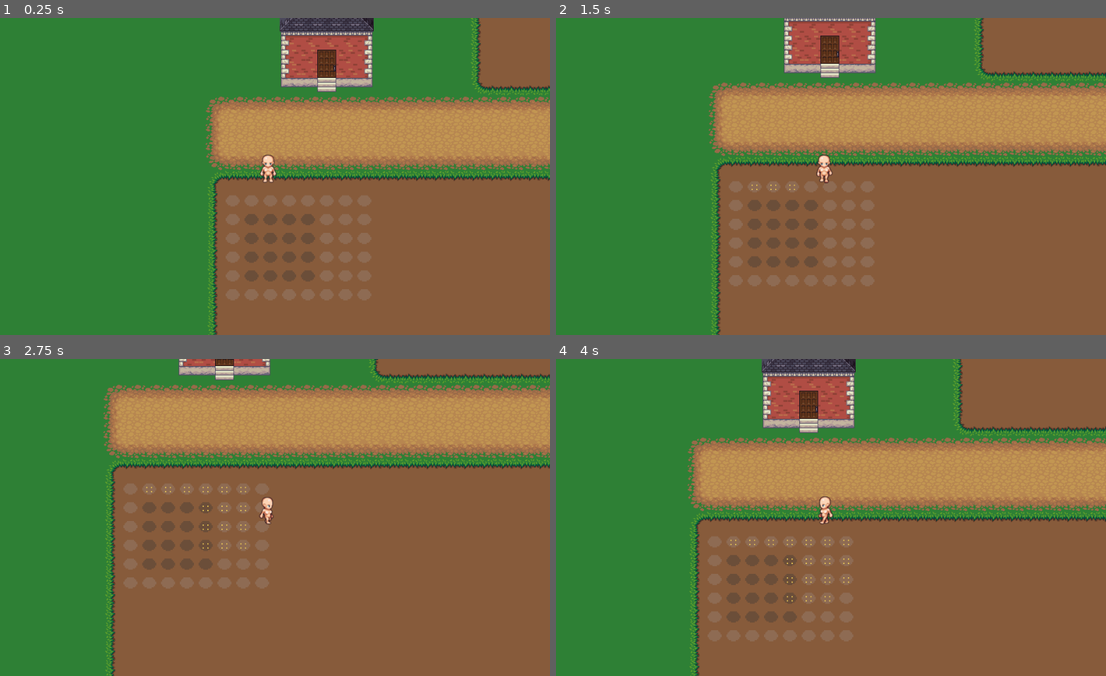
Above: before the commit, frames 1-4 (two rows, left to right).
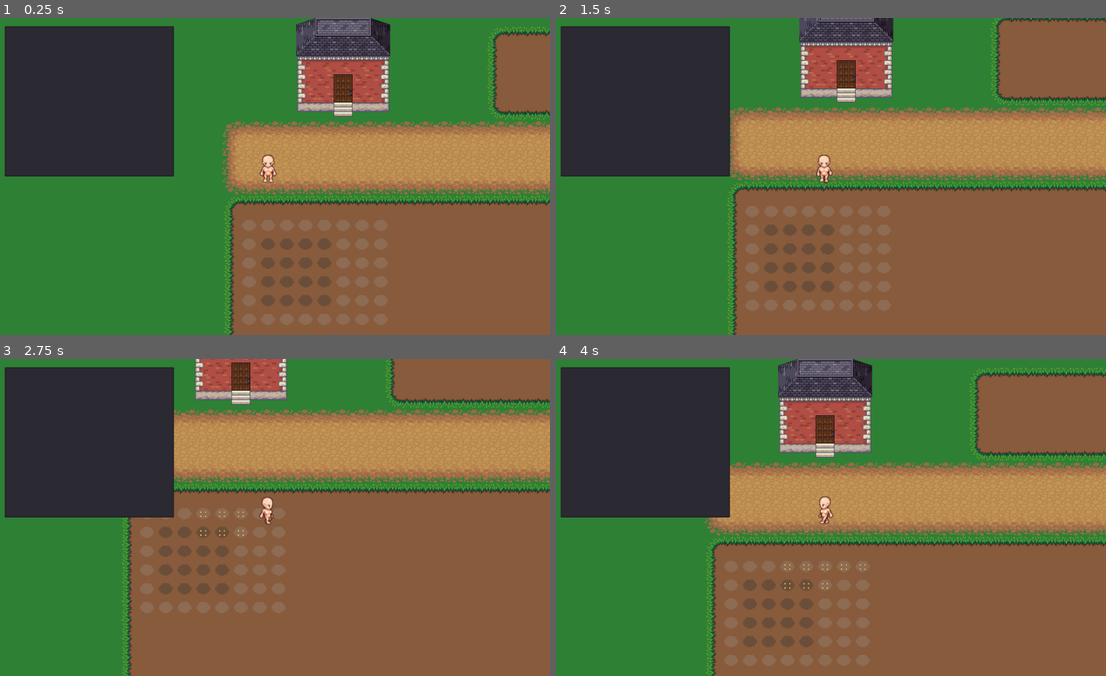
Above: after the commit, the same moments.

Repository: hagabooga/welcome-of-fate-godot
Game: Godot game, scene res://World.tscn
Two runs of this game, one before a commit and one after it. Both use one fixed random seed, a clock stepped at 60 frames per second and the inputs below.
Inputs:
- Up to frame 1 (0.25 s): no input
- Up to frame 2 (1.5 s): tap Enter at 0.5 s; hold Right (ui_right) 0.53-1.28 s; tap E (action) at 0.6 s; tap Z (z) at 0.8, 1.35 s; hold Down (ui_down) from 1.28 s (still down)
- Up to frame 3 (2.75 s): tap E (action) at 1.55, 2.1 s; release Down (ui_down) at 2.03 s; hold Right (ui_right) from 2.03 s (still down); tap Z (z) at 2.3 s
- Up to frame 4 (4 s): release Right (ui_right) at 2.78 s; hold Up (ui_up) 2.78-3.53 s; tap Z (z) at 2.85, 3.8 s; tap E (action) at 3.05, 3.6 s; hold Left (ui_left) from 3.53 s (still down)

The runs differ from the first frame. In frame 1, 38% of the frame differs, in the area x 0-100%, y 0-100%; in frame 2, 39%; in frame 3, 36%; in frame 4, 41%.

Commit message:
added inventory ui

Diff:
--- a/Booga's Welcome of Fate/Player.gd
+++ b/Booga's Welcome of Fate/Player.gd
@@ -52,7 +52,7 @@
 		elif ($AnimatedSprite.animation == "walk_down" or $AnimatedSprite.animation == "idle_down"):
 			$AnimatedSprite.play("grab_down")
 			facing = "down"
-		$HurtArea.get_overlapping_areas()[0].emit_signal("action")
+		$HurtArea.get_overlapping_areas()[0].emit_signal("action", self)
 		canMove = false
 	if Input.is_action_just_pressed("action"):
 		$Tool.use()
--- a/Booga's Welcome of Fate/Player.tscn
+++ b/Booga's Welcome of Fate/Player.tscn
@@ -9,32 +9,33 @@
 [ext_resource path="res://sprites/player/walk/image_part_016.png" type="Texture" id=7]
 [ext_resource path="res://sprites/player/walk/image_part_017.png" type="Texture" id=8]
 [ext_resource path="res://sprites/player/walk/image_part_018.png" type="Texture" id=9]
-[ext_resource path="res://sprites/player/walk/image_part_020.png" type="Texture" id=10]
-[ext_resource path="res://sprites/player/walk/image_part_021.png" type="Texture" id=11]
-[ext_resource path="res://sprites/player/walk/image_part_022.png" type="Texture" id=12]
-[ext_resource path="res://sprites/player/walk/image_part_023.png" type="Texture" id=13]
-[ext_resource path="res://sprites/player/walk/image_part_024.png" type="Texture" id=14]
-[ext_resource path="res://sprites/player/walk/image_part_025.png" type="Texture" id=15]
-[ext_resource path="res://sprites/player/walk/image_part_026.png" type="Texture" id=16]
-[ext_resource path="res://sprites/player/walk/image_part_027.png" type="Texture" id=17]
-[ext_resource path="res://sprites/player/walk/image_part_010.png" type="Texture" id=18]
-[ext_resource path="res://sprites/player/walk/image_part_001.png" type="Texture" id=19]
-[ext_resource path="res://sprites/player/grab/grab_sheet13.png" type="Texture" id=20]
-[ext_resource path="res://sprites/player/grab/grab_sheet14.png" type="Texture" id=21]
-[ext_resource path="res://sprites/player/grab/grab_sheet1.png" type="Texture" id=22]
-[ext_resource path="res://sprites/player/grab/grab_sheet2.png" type="Texture" id=23]
-[ext_resource path="res://sprites/player/walk/image_part_019.png" type="Texture" id=24]
-[ext_resource path="res://sprites/player/grab/grab_sheet7.png" type="Texture" id=25]
-[ext_resource path="res://sprites/player/grab/grab_sheet8.png" type="Texture" id=26]
-[ext_resource path="res://sprites/player/walk/image_part_002.png" type="Texture" id=27]
-[ext_resource path="res://sprites/player/walk/image_part_003.png" type="Texture" id=28]
-[ext_resource path="res://sprites/player/walk/image_part_004.png" type="Texture" id=29]
-[ext_resource path="res://sprites/player/walk/image_part_005.png" type="Texture" id=30]
-[ext_resource path="res://sprites/player/walk/image_part_006.png" type="Texture" id=31]
-[ext_resource path="res://sprites/player/walk/image_part_007.png" type="Texture" id=32]
-[ext_resource path="res://sprites/player/walk/image_part_008.png" type="Texture" id=33]
-[ext_resource path="res://sprites/player/walk/image_part_009.png" type="Texture" id=34]
+[ext_resource path="res://sprites/player/walk/image_part_002.png" type="Texture" id=10]
+[ext_resource path="res://sprites/player/walk/image_part_003.png" type="Texture" id=11]
+[ext_resource path="res://sprites/player/walk/image_part_004.png" type="Texture" id=12]
+[ext_resource path="res://sprites/player/walk/image_part_005.png" type="Texture" id=13]
+[ext_resource path="res://sprites/player/walk/image_part_006.png" type="Texture" id=14]
+[ext_resource path="res://sprites/player/walk/image_part_007.png" type="Texture" id=15]
+[ext_resource path="res://sprites/player/walk/image_part_008.png" type="Texture" id=16]
+[ext_resource path="res://sprites/player/walk/image_part_009.png" type="Texture" id=17]
+[ext_resource path="res://sprites/player/grab/grab_sheet13.png" type="Texture" id=18]
+[ext_resource path="res://sprites/player/grab/grab_sheet14.png" type="Texture" id=19]
+[ext_resource path="res://sprites/player/walk/image_part_010.png" type="Texture" id=20]
+[ext_resource path="res://sprites/player/grab/grab_sheet1.png" type="Texture" id=21]
+[ext_resource path="res://sprites/player/grab/grab_sheet2.png" type="Texture" id=22]
+[ext_resource path="res://sprites/player/walk/image_part_019.png" type="Texture" id=23]
+[ext_resource path="res://sprites/player/grab/grab_sheet7.png" type="Texture" id=24]
+[ext_resource path="res://sprites/player/grab/grab_sheet8.png" type="Texture" id=25]
+[ext_resource path="res://sprites/player/walk/image_part_001.png" type="Texture" id=26]
+[ext_resource path="res://sprites/player/walk/image_part_020.png" type="Texture" id=27]
+[ext_resource path="res://sprites/player/walk/image_part_021.png" type="Texture" id=28]
+[ext_resource path="res://sprites/player/walk/image_part_022.png" type="Texture" id=29]
+[ext_resource path="res://sprites/player/walk/image_part_023.png" type="Texture" id=30]
+[ext_resource path="res://sprites/player/walk/image_part_024.png" type="Texture" id=31]
+[ext_resource path="res://sprites/player/walk/image_part_025.png" type="Texture" id=32]
+[ext_resource path="res://sprites/player/walk/image_part_026.png" type="Texture" id=33]
+[ext_resource path="res://sprites/player/walk/image_part_027.png" type="Texture" id=34]
 [ext_resource path="res://seed_bag.gd" type="Script" id=35]
+[ext_resource path="res://ui_inventory.tscn" type="PackedScene" id=36]
 
 [sub_resource type="SpriteFrames" id=1]
 animations = [ {
@@ -45,42 +46,42 @@
 }, {
 "frames": [ ExtResource( 10 ), ExtResource( 11 ), ExtResource( 12 ), ExtResource( 13 ), ExtResource( 14 ), ExtResource( 15 ), ExtResource( 16 ), ExtResource( 17 ) ],
 "loop": true,
-"name": "walk_down",
+"name": "walk_up",
 "speed": 8.0
 }, {
-"frames": [ ExtResource( 18 ) ],
+"frames": [ ExtResource( 18 ), ExtResource( 19 ) ],
+"loop": false,
+"name": "grab_down",
+"speed": 4.0
+}, {
+"frames": [ ExtResource( 20 ) ],
 "loop": true,
 "name": "idle_side",
 "speed": 5.0
 }, {
-"frames": [ ExtResource( 19 ) ],
+"frames": [ ExtResource( 21 ), ExtResource( 22 ) ],
+"loop": false,
+"name": "grab_up",
+"speed": 4.0
+}, {
+"frames": [ ExtResource( 23 ) ],
+"loop": true,
+"name": "idle_down",
+"speed": 5.0
+}, {
+"frames": [ ExtResource( 24 ), ExtResource( 25 ) ],
+"loop": false,
+"name": "grab_side",
+"speed": 4.0
+}, {
+"frames": [ ExtResource( 26 ) ],
 "loop": true,
 "name": "idle_up",
 "speed": 5.0
 }, {
-"frames": [ ExtResource( 20 ), ExtResource( 21 ) ],
-"loop": false,
-"name": "grab_down",
-"speed": 4.0
-}, {
-"frames": [ ExtResource( 22 ), ExtResource( 23 ) ],
-"loop": false,
-"name": "grab_up",
-"speed": 4.0
-}, {
-"frames": [ ExtResource( 24 ) ],
-"loop": true,
-"name": "idle_down",
-"speed": 5.0
-}, {
-"frames": [ ExtResource( 25 ), ExtResource( 26 ) ],
-"loop": false,
-"name": "grab_side",
-"speed": 4.0
-}, {
 "frames": [ ExtResource( 27 ), ExtResource( 28 ), ExtResource( 29 ), ExtResource( 30 ), ExtResource( 31 ), ExtResource( 32 ), ExtResource( 33 ), ExtResource( 34 ) ],
 "loop": true,
-"name": "walk_up",
+"name": "walk_down",
 "speed": 8.0
 } ]
 
@@ -125,4 +126,12 @@
 position = Vector2( -0.358978, 0 )
 script = ExtResource( 35 )
 
+[node name="ItemList" parent="." instance=ExtResource( 36 )]
+margin_left = -448.0
+margin_top = -256.0
+margin_right = -159.0
+margin_bottom = 0.0
+custom_constants/icon_margin = 5
+fixed_icon_size = Vector2( 0, 0 )
+
 [connection signal="animation_finished" from="AnimatedSprite" to="." method="_on_AnimatedSprite_animation_finished"]
--- a/Booga's Welcome of Fate/World.gd
+++ b/Booga's Welcome of Fate/World.gd
@@ -18,3 +18,7 @@
 
 func _on_WarpToOutsideHome_body_entered(body):
 	body.global_position = $Objects/PlayerHome/WarpPoint.global_position
+
+
+func _on_ItemList_item_selected(index):
+	print(index)
--- a/Booga's Welcome of Fate/World.tscn
+++ b/Booga's Welcome of Fate/World.tscn
@@ -19,6 +19,7 @@
 script = ExtResource( 1 )
 
 [node name="TileMaps" type="Node2D" parent="."]
+editor/display_folded = true
 __meta__ = {
 "_edit_lock_": true
 }
@@ -92,7 +93,7 @@
 [node name="Plants" type="Node2D" parent="."]
 
 [node name="Player" parent="." instance=ExtResource( 8 )]
-position = Vector2( 108, 170 )
+position = Vector2( 80, 128 )
 
 [connection signal="body_entered" from="Objects/PlayerHome/WarpToInside" to="." method="_on_WarpToInside_body_entered"]
 [connection signal="body_entered" from="Objects/InsidePlayerHome/WarpToOutsideHome" to="." method="_on_WarpToOutsideHome_body_entered"]
--- a/Booga's Welcome of Fate/item.gd
+++ b/Booga's Welcome of Fate/item.gd
@@ -2,8 +2,9 @@
 
 var ming
 var cost
+var tooltip
 
-
-func _init(m, c):
+func _init(m, t, c):
+	tooltip = t
 	ming = m
 	cost = c
--- a/Booga's Welcome of Fate/inventory.gd
+++ b/Booga's Welcome of Fate/item_database.gd
@@ -1,16 +1,13 @@
 extends Node
 
 var item = load("res://item.gd")
-
-
-var items = []
 var item_database
 
 func _ready():
 	var file = File.new()
 	file.open("res://items_plant.json", file.READ)
 	item_database = parse_json(file.get_as_text())
-	#print(item_database)
+	##print(item_database)
 
 func find_item(mingz):
 	var it
@@ -19,10 +16,8 @@
 		if x == mingz:
 			return(make_item(x))
 
-func add_item(mingz):
-	items.push_front(find_item(mingz))
-
 func make_item(ming):
 	var x = item_database[ming]
-	var i = item.new(ming,x.cost)
+	print(x)
+	var i = item.new(ming,x.tooltip,x.cost)
 	return i
--- a/Booga's Welcome of Fate/items.json
+++ /dev/null
@@ -1,12 +0,0 @@
-{
-    "Turnip":
-    {
-        "edible": true,
-        "cost": 100
-    },
-    "Beet":
-    {
-        "edible": true,
-        "cost": 100
-    }
-}
--- a/Booga's Welcome of Fate/items_plant.json
+++ b/Booga's Welcome of Fate/items_plant.json
@@ -1,10 +1,11 @@
 {
     "Turnip":
     {
-        "cost": 100,
+        "tooltip": "A root vegetable grown in temperate climates.",
+        "cost": 100
     },
     "Beet":
     {
-        "cost": 100,
+        "cost": 100
     }
 }
--- a/Booga's Welcome of Fate/plants/Actionable.gd
+++ b/Booga's Welcome of Fate/plants/Actionable.gd
@@ -1,3 +1,3 @@
 extends Area2D
 
-signal action
+signal action(action_user)
--- a/Booga's Welcome of Fate/plants/Plant.gd
+++ b/Booga's Welcome of Fate/plants/Plant.gd
@@ -29,13 +29,13 @@
 			break
 		i += 1
 	queue_free()
-	print(inventory.items)
+	#print(inventory.items)
 
 
-func _on_Actionable_action():
-	$Sprite.texture = load("res://plants/" + ming.to_lower() + "/"+ "product"+ ".png")
+func _on_Actionable_action(user):
+	$Sprite.texture = load("res://sprites/items/" + ming.to_lower() + ".png")
+	user.find_node("ItemList").add(inventory.find_item(ming))
 	$CollisionShape2D.disabled = true
 	$Actionable/GrabArea.disabled = true
-	inventory.add_item(ming)
 	$AnimationPlayer.play("Pluck")
 	$Timer.start()
--- a/Booga's Welcome of Fate/plants/Plant.tscn
+++ b/Booga's Welcome of Fate/plants/Plant.tscn
@@ -1,7 +1,8 @@
-[gd_scene load_steps=6 format=2]
+[gd_scene load_steps=7 format=2]
 
-[ext_resource path="res://Actionable.tscn" type="PackedScene" id=1]
-[ext_resource path="res://plants/seed.png" type="Texture" id=2]
+[ext_resource path="res://plants/Plant.gd" type="Script" id=1]
+[ext_resource path="res://Actionable.tscn" type="PackedScene" id=2]
+[ext_resource path="res://plants/seed.png" type="Texture" id=3]
 
 [sub_resource type="CircleShape2D" id=1]
 radius = 18.0
@@ -25,8 +26,9 @@
 }
 
 [node name="Plant" type="StaticBody2D"]
+script = ExtResource( 1 )
 
-[node name="Actionable" parent="." instance=ExtResource( 1 )]
+[node name="Actionable" parent="." instance=ExtResource( 2 )]
 position = Vector2( 16, 17 )
 
 [node name="GrabArea" type="CollisionShape2D" parent="Actionable"]
--- a/Booga's Welcome of Fate/project.godot
+++ b/Booga's Welcome of Fate/project.godot
@@ -22,7 +22,7 @@
 [autoload]
 
 world_globals="*res://world_globals.gd"
-inventory="*res://inventory.gd"
+inventory="*res://item_database.gd"
 
 [debug]
 
--- /dev/null
+++ b/Booga's Welcome of Fate/ui_inventory.gd
@@ -0,0 +1,9 @@
+extends ItemList
+
+
+func add(item):
+	add_item(item.ming, load("res://sprites/items/" + item.ming.to_lower() + ".png"))
+	print(get_item_count())
+	var i = get_item_count()-1
+	set_item_metadata(i, item)
+	var actual_item = get_item_metadata(i)
--- /dev/null
+++ b/Booga's Welcome of Fate/ui_inventory.tscn
@@ -0,0 +1,14 @@
+[gd_scene load_steps=2 format=2]
+
+[ext_resource path="res://ui_inventory.gd" type="Script" id=1]
+
+[node name="ItemList" type="ItemList"]
+anchor_right = 1.0
+anchor_bottom = 1.0
+margin_right = -672.0
+margin_bottom = -284.0
+rect_scale = Vector2( 0.995791, 1 )
+max_columns = 8
+icon_mode = 0
+fixed_icon_size = Vector2( 32, 32 )
+script = ExtResource( 1 )
Not shown: 1 places in Booga's Welcome of Fate/Player.tscn that only renumber resources
Not shown: 1 places in Booga's Welcome of Fate/plants/Plant.tscn that only renumber resources
Binary file added: Booga's Welcome of Fate/sprites/items/pot_hp.png
Not shown, added: Booga's Welcome of Fate/sprites/items/pot_hp.png.import
Renamed: Booga's Welcome of Fate/plants/turnip/product.png -> Booga's Welcome of Fate/sprites/items/turnip.png
Not shown, changed: Booga's Welcome of Fate/sprites/items/turnip.png.import
